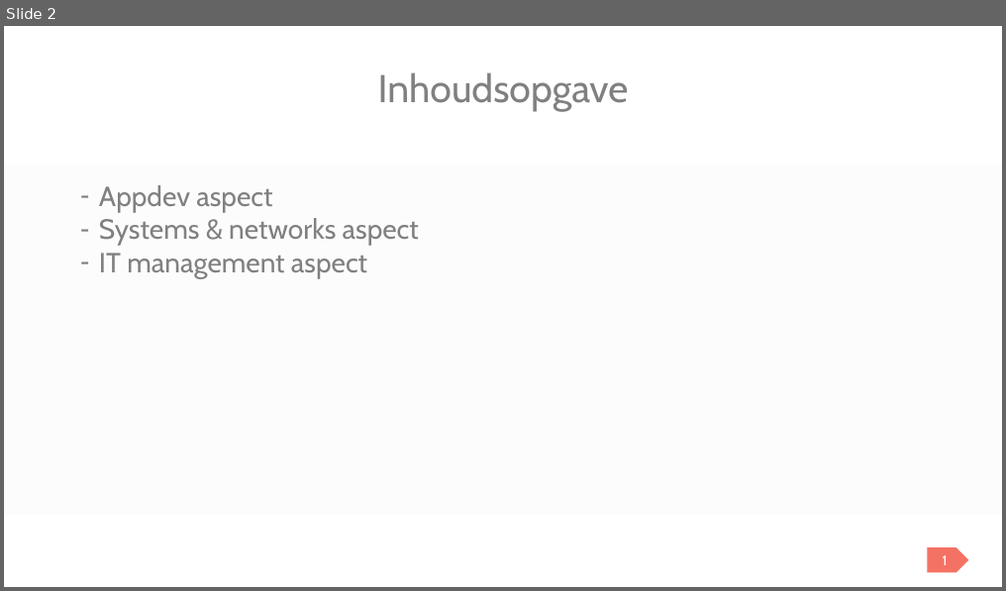
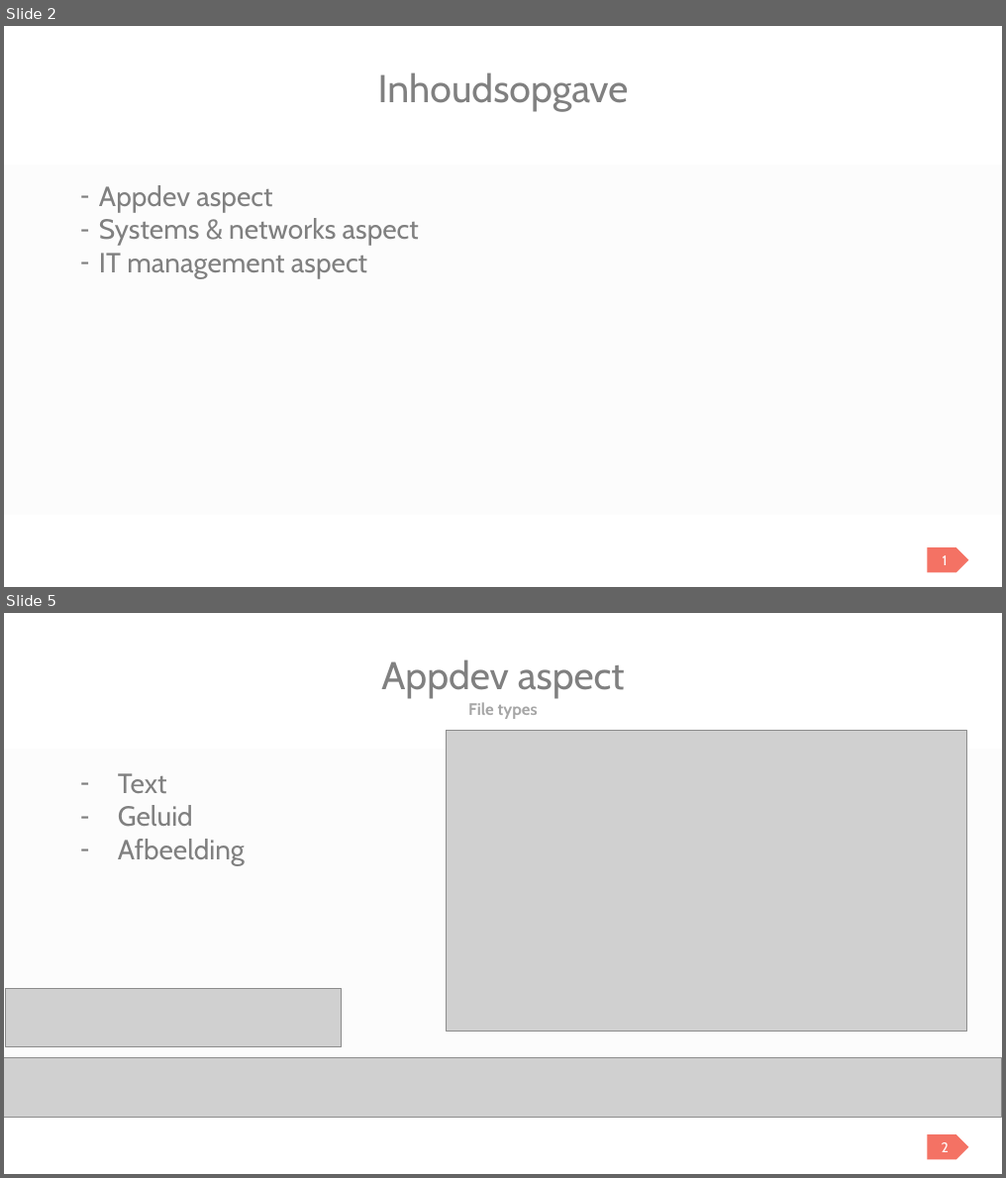
Before and after one commit to BasicSecurityBDSM/project, a slide deck: Basic_Security_PPT.pptx. Shown one above the other, each under a label of ours: slide 2 before the commit, slides 2 and 5 after it; the slides between them are not shown. The pictures are 1006x591 and 1006x1178 pixels, drawn with LibreOffice and Linux fonts; fonts in the diff are those of the drawing; grey boxes stand for pictures. Boxes give left, top, right and bottom in pixels: in the first picture for what was removed or moved away, otherwise in the second. Text is boxed around its words. In the diff, an @@ line names an element or a change of style, - is before the commit and + after.

Commit message:
final touches +ppt appdev

```diff
--- a/Basic_Security_PPT.pptx
+++ b/Basic_Security_PPT.pptx
@@ slide 5 added at bbox=[4, 613, 1002, 1174], background #FFFFFF @@
@@ title added at bbox=[381, 660, 625, 698], 28 pt, text #808080 @@
+Appdev aspect
@@ picture added at bbox=[447, 731, 967, 1031] @@
@@ text added at bbox=[468, 702, 538, 719], 12 pt, text #A6A6A6, bold @@
+File types
@@ rectangle added at bbox=[4, 749, 1002, 1098], fill #FCFCFC @@
@@ text added at bbox=[118, 773, 245, 865], 20 pt, text #808080 @@
+– Text
+– Geluid
+– Afbeelding
@@ picture added at bbox=[6, 988, 343, 1047] @@
@@ picture added at bbox=[4, 1059, 1002, 1118] @@
@@ pentagon arrow added at bbox=[927, 1135, 969, 1159], fill #F47264, 10 pt, text #FFFFFF @@
+2
```
Also in this commit, not shown: 1 slide changed, 24 other slides added, 30 other files.
